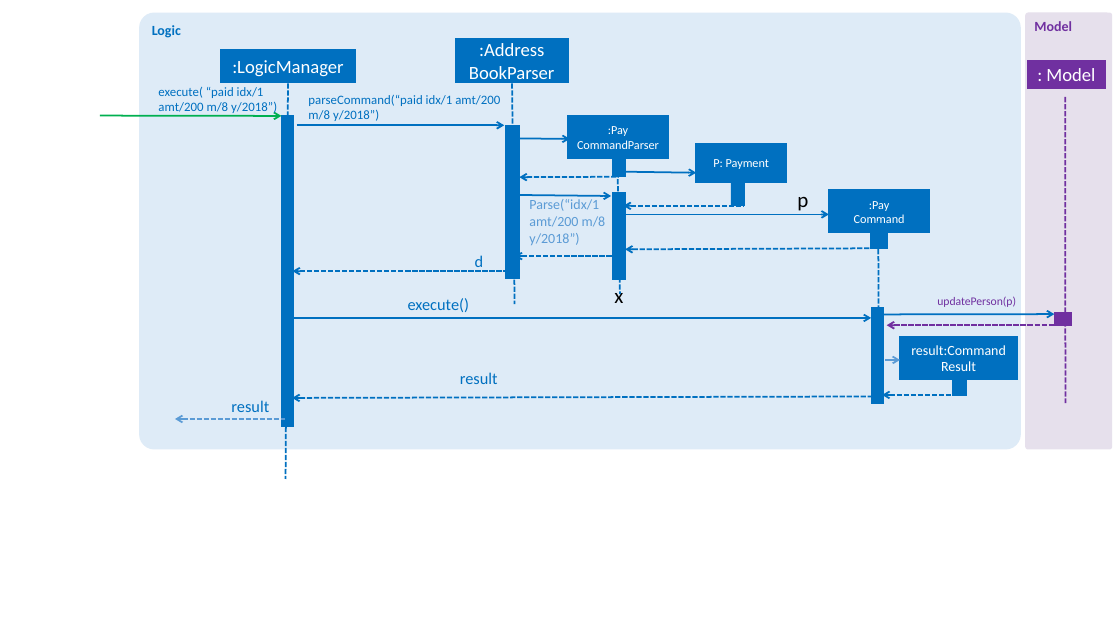
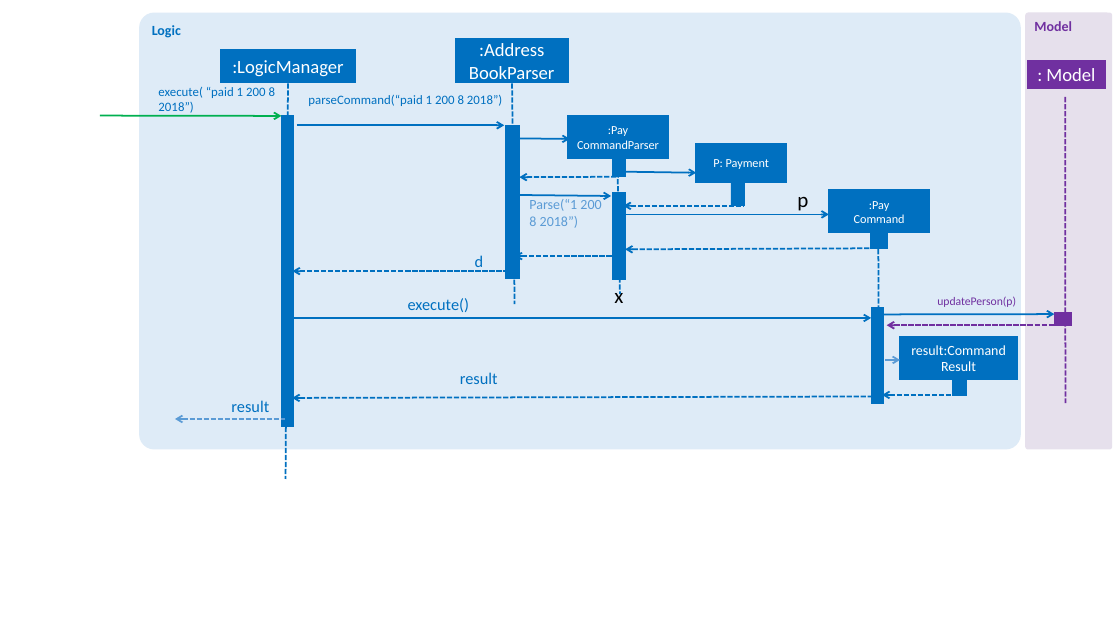
Before and after one commit to ongyz/main, a slide deck: slide 1 of docs/diagrams/PaymentSequenceDiagram.pptx. Drawn at 1120x630 pixels with LibreOffice and Linux fonts; fonts in the diff are those of the drawing. Boxes give left, top, right and bottom in pixels: in the first picture for what was removed or moved away, otherwise in the second. Text is boxed around its words. In the diff, an @@ line names an element or a change of style, - is before the commit and + after.

Commit message:
Modify command style for both earnings and payment

```diff
--- a/docs/diagrams/PaymentSequenceDiagram.pptx
+++ b/docs/diagrams/PaymentSequenceDiagram.pptx
@@ text at [158,87,275,113]: text changed @@
-execute( “paid idx/1 amt/200 m/8 y/2018”)
+execute( “paid 1 200 8 2018”)
@@ text at [308,95,502,106]: text changed @@
-parseCommand(“paid idx/1 amt/200 m/8 y/2018”)
+parseCommand(“paid 1 200 8 2018”)
@@ text at [529,199,601,228]: text changed @@
-Parse(“idx/1 amt/200 m/8 y/2018”)
+Parse(“1 200 8 2018”)
```
Also in this commit, not shown: 11 other files.
